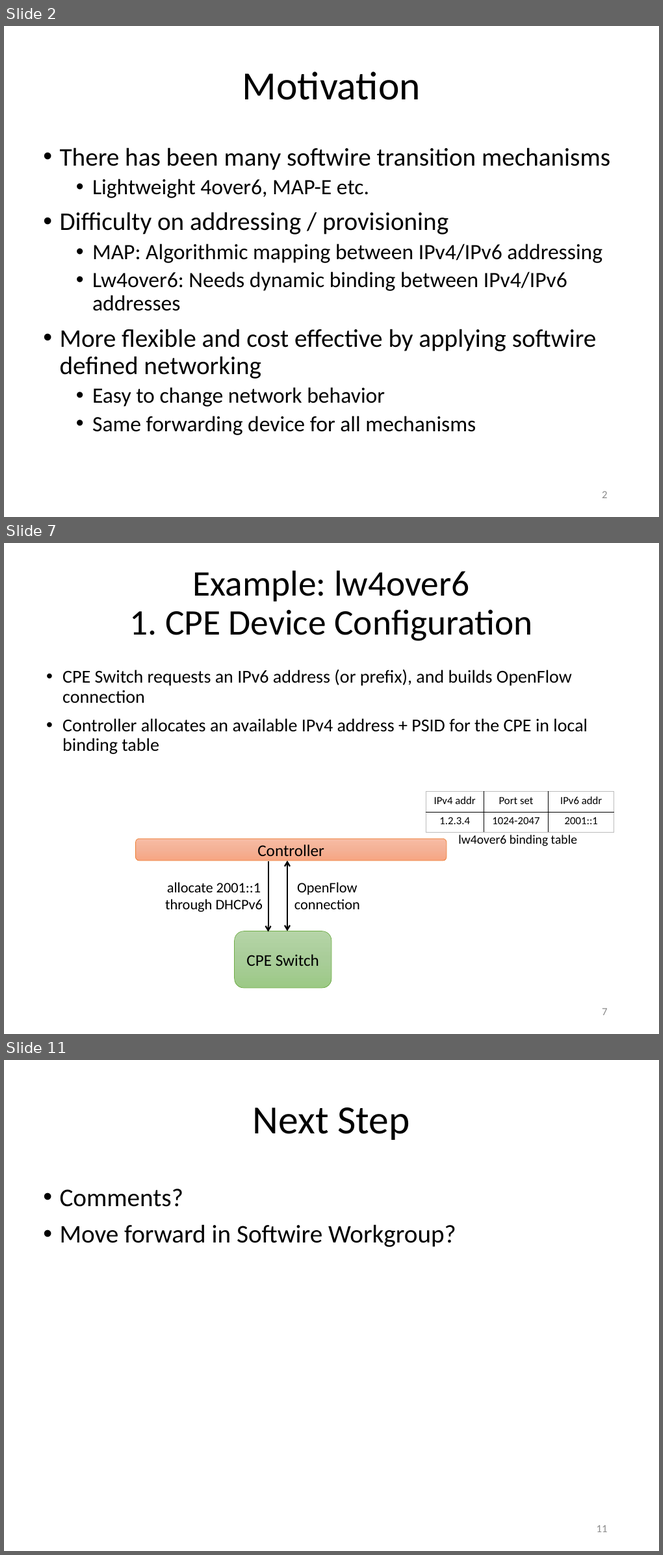
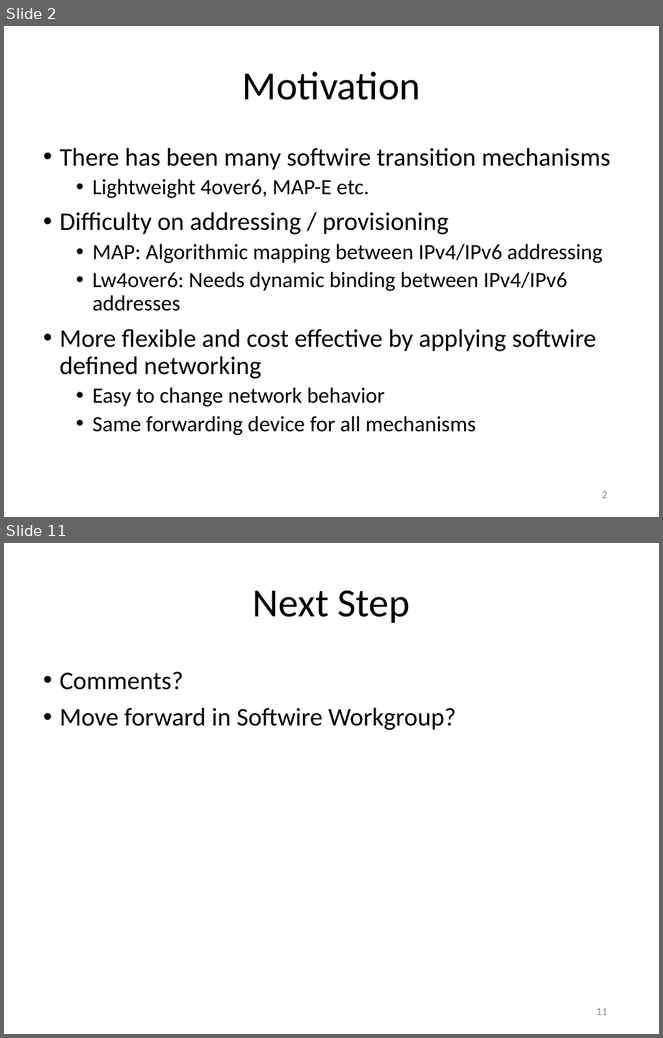
Before and after one commit to gnocuil/draft-sdn, a slide deck: Unified IPv6 Transition Framework With Flow-based Forwarding.pptx. Shown one above the other, each under a label of ours: slides 2, 7 and 11 before the commit, slides 2 and 11 after it; the slides between them are not shown. The pictures are 663x1555 and 663x1038 pixels, drawn with LibreOffice and Linux fonts; fonts in the diff are those of the drawing. Boxes give left, top, right and bottom in pixels: in the first picture for what was removed or moved away, otherwise in the second. Text is boxed around its words. In the diff, an @@ line names an element or a change of style, - is before the commit and + after.

```diff
--- a/Unified IPv6 Transition Framework With Flow-based Forwarding.pptx
+++ b/Unified IPv6 Transition Framework With Flow-based Forwarding.pptx
@@ slide 7 removed at bbox=[4, 543, 659, 1034], background #FFFFFF @@
@@ title removed at bbox=[130, 570, 533, 641] @@
-Example: lw4over6
-1. CPE Device Configuration
@@ text removed at bbox=[62, 669, 588, 754] @@
-• CPE Switch requests an IPv6 address (or prefix), and builds OpenFlow connection
-• Controller allocates an available IPv4 address + PSID for the CPE in local binding table
@@ table removed at bbox=[426, 792, 614, 833], 2 rows, 3 columns @@
-IPv4 addr | Port set | IPv6 addr
-1.2.3.4 | 1024-2047 | 2001::1
@@ text removed at bbox=[458, 835, 577, 847] @@
-lw4over6 binding table
@@ rounded rectangle removed at bbox=[136, 839, 447, 861] @@
-Controller
@@ arrow removed from (268, 861) to (268, 932) @@
@@ double arrow removed from (287, 932) to (287, 861) @@
@@ text removed at bbox=[165, 882, 263, 912] @@
-allocate 2001::1
-through DHCPv6
@@ text removed at bbox=[295, 882, 360, 910] @@
-OpenFlow
-connection
@@ rounded rectangle removed at bbox=[235, 932, 332, 988] @@
-CPE Switch
@@ page number removed at bbox=[602, 1008, 607, 1016] @@
-7
```
Also in this commit, not shown: 8 slides changed, 1 slide added.
